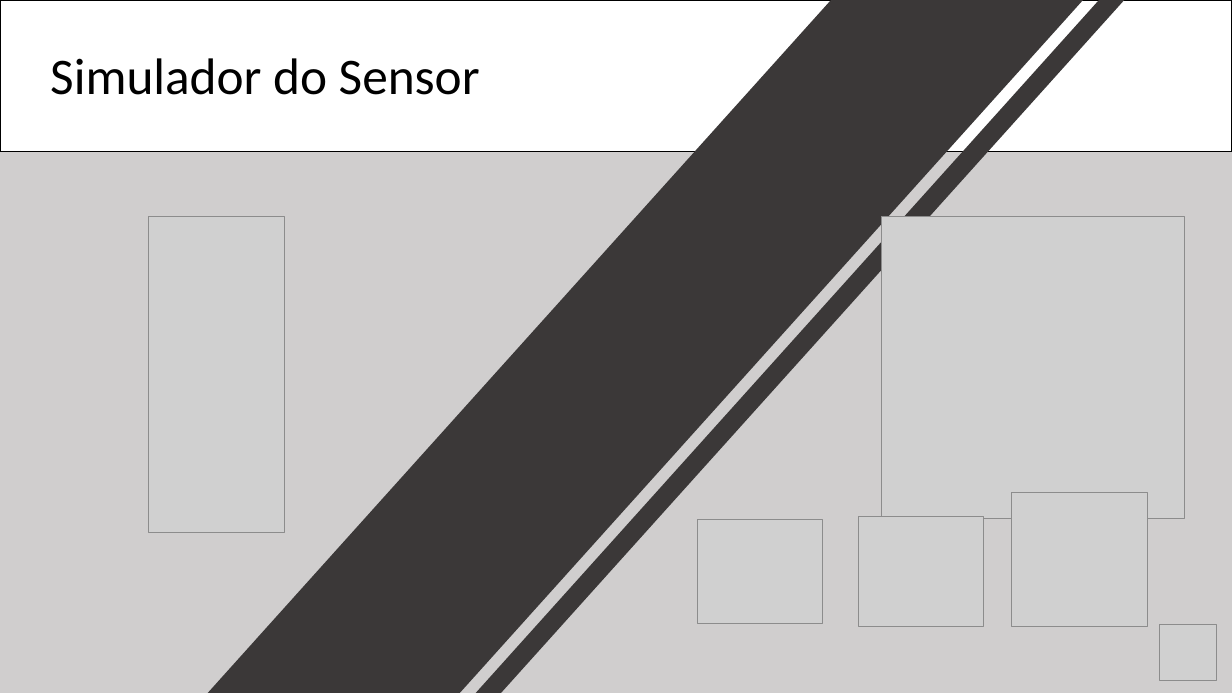
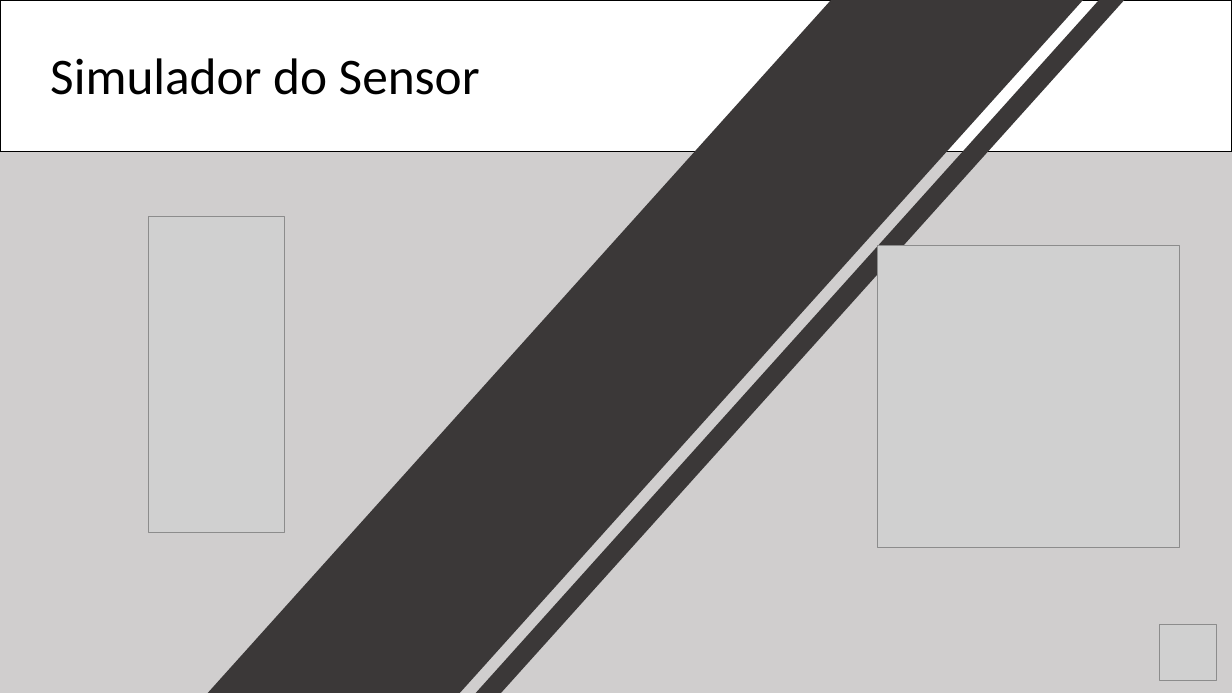
Before and after one commit to rafael-rochaalmeida/Harbor-Solutions, a slide deck: slide 9 of Documentação/Apresentação Sprint 2.pptx. Drawn at 1232x693 pixels with LibreOffice and Linux fonts; fonts in the diff are those of the drawing; grey boxes stand for pictures. Boxes give left, top, right and bottom in pixels: in the first picture for what was removed or moved away, otherwise in the second. Text is boxed around its words. In the diff, an @@ line names an element or a change of style, - is before the commit and + after.

```diff
--- a/Documentação/Apresentação Sprint 2.pptx
+++ b/Documentação/Apresentação Sprint 2.pptx
@@ picture: place and size @@
-picture at bbox=[882, 216, 1184, 518]
+picture at bbox=[878, 245, 1180, 547]
@@ picture removed at bbox=[1011, 493, 1148, 627] @@
@@ picture removed at bbox=[698, 519, 823, 624] @@
@@ picture removed at bbox=[859, 516, 983, 627] @@
```
Also in this commit, not shown: 1 other slide changed, 1 slide added.
